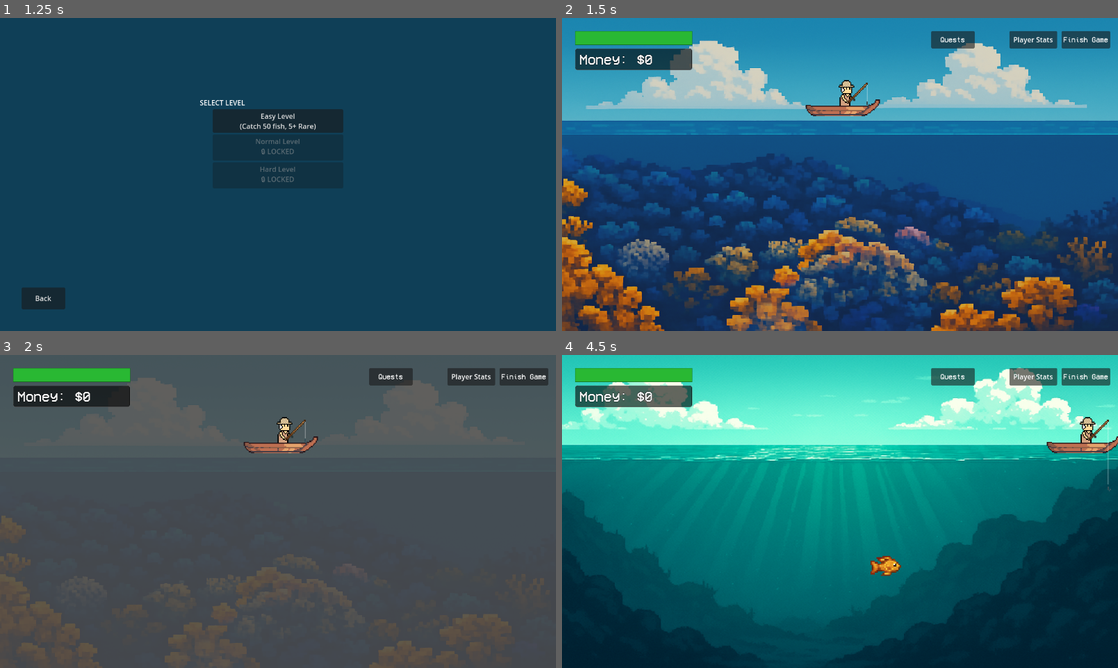
Above: before the commit, frames 1-4 (two rows, left to right).
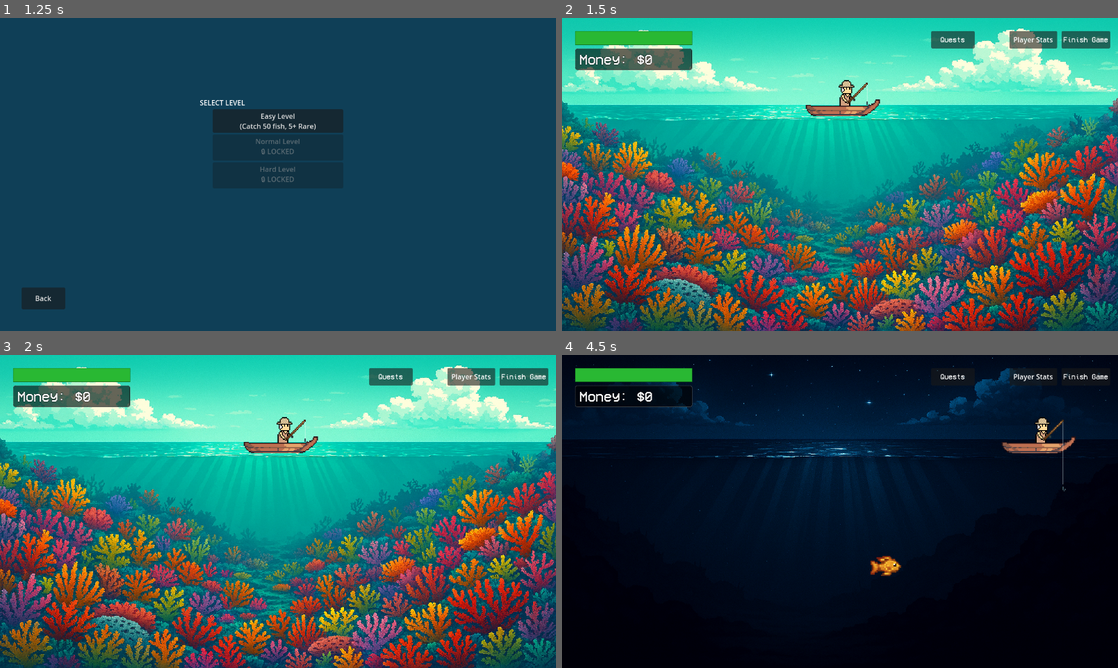
Above: after the commit, the same moments.

Repository: khangndct/oop-project-fishingfrenzy
Game: Godot game, scene res://Scenes/Main/Main.tscn
Two runs of this game, one before a commit and one after it. Both use one fixed random seed, a clock stepped at 60 frames per second and the inputs below.
Inputs:
- Up to frame 1 (1.25 s): click "Play" at 0.5 s
- Up to frame 2 (1.5 s): click "Easy Level (Catch 50 fish, 5+…" at 1.25 s
- Up to frame 3 (2 s): no input
- Up to frame 4 (4.5 s): tap Enter (ui_accept) at 2, 2.27, 3.02 s; hold Right (arrowRight) 2.03-2.78 s; hold Space (spaceBar) 2.03-2.78 s; hold Left (arrowLeft) 2.78-3.53 s; tap M at 2.85 s; hold Right (arrowRight) from 3.53 s (still down); tap I at 3.6 s; tap Space (spaceBar) at 4.35 s

Frame 1 is identical in both runs. In frame 2, 92% of the frame differs, in the area x 0-100%, y 0-100%; in frame 3, 96%; in frame 4, 99%.

Commit message:
Update background image and transition behavior when enter the gameplay

Diff:
--- a/src/Scenes/Play/Map.gd
+++ b/src/Scenes/Play/Map.gd
@@ -31,7 +31,7 @@
 		}
 	},
 	"coral_reef": {
-		"path": "res://Scenes/Play/img/coral reef.png",  # Using your actual file
+		"path": "res://Scenes/Play/img/coral_reef.png",  # Using your actual file
 		"probability": 0.3,  # 30% chance (increased from 25%)
 		"name": "Coral Reef",
 		"description": "Vibrant coral formations teeming with life",
@@ -250,7 +250,7 @@
 	var color: Color
 	if path.contains("background"):
 		color = Color(0.3, 0.6, 0.9)  # Medium blue (original style)
-	elif path.contains("coral_reef") or path.contains("coral reef"):
+	elif path.contains("coral_reef"):
 		color = Color(0.2, 0.8, 0.8)  # Turquoise
 	elif path.contains("deep_ocean") or path.contains("deep_sea"):
 		color = Color(0.1, 0.1, 0.5)  # Dark blue
--- a/src/Scenes/Play/Play.gd
+++ b/src/Scenes/Play/Play.gd
@@ -77,11 +77,11 @@
 
 	print("Map controller initialized and added to scene")
 
-	# Trigger initial map change when entering play stage
-	await get_tree().process_frame  # Wait one frame for setup to complete
-	if map_controller:
-		print("🎮 Triggering initial map change for play stage entry")
-		map_controller.force_map_change()
+		# Do not trigger initial map change when entering play stage
+		# await get_tree().process_frame  # Wait one frame for setup to complete
+		# if map_controller:
+		#     print("🎮 Triggering initial map change for play stage entry")
+		#     map_controller.force_map_change()
 
 func _setup_confirmation_dialog():
 	"""Setup confirmation dialog for finish game"""
Binary file removed: src/Scenes/Play/img/coral reef.png
Binary file added: src/Scenes/Play/img/coral_reef.png
Not shown, changed: src/Scenes/Play/img/coral_reef.png.import
Binary file changed: src/Scenes/Play/img/deep_sea.png
Not shown, changed: src/save_game.save
